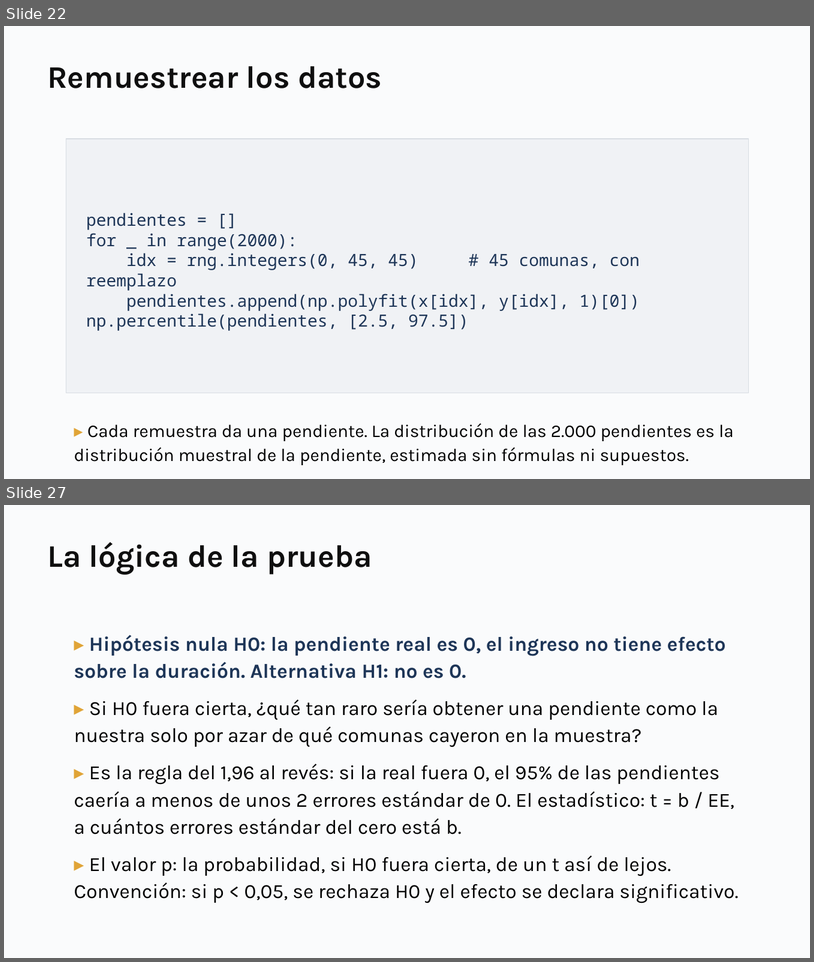
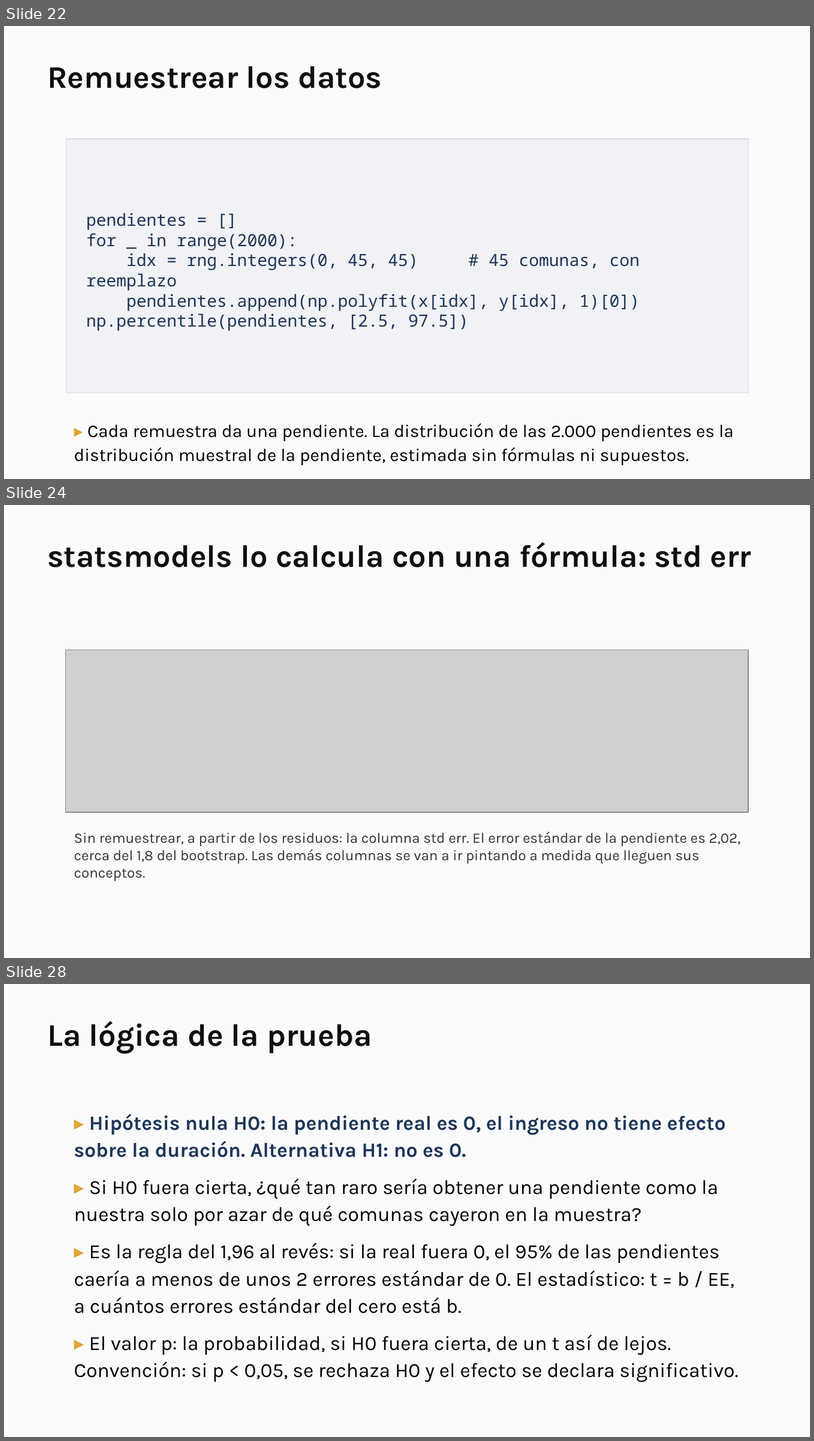
Before and after one commit to daniopitz/diplomado-cdd, a slide deck: presentaciones/clase05_probabilidad_inferencia.pptx. Shown one above the other, each under a label of ours: slides 22 and 27 before the commit, slides 22, 24 and 28 after it; the slides between them are not shown. The pictures are 814x962 and 814x1441 pixels, drawn with LibreOffice and Linux fonts; fonts in the diff are those of the drawing; grey boxes stand for pictures. Boxes give left, top, right and bottom in pixels: in the first picture for what was removed or moved away, otherwise in the second. Text is boxed around its words. In the diff, an @@ line names an element or a change of style, - is before the commit and + after.

```diff
--- a/presentaciones/clase05_probabilidad_inferencia.pptx
+++ b/presentaciones/clase05_probabilidad_inferencia.pptx
@@ slide 24 added at <box>4,505,810,958</box>, background #FFFFFF @@
@@ rectangle added at <box>4,505,810,958</box>, fill #FAFBFC @@
@@ text added at <box>47,542,752,567</box>, 28 pt, text #0F0F0F, bold @@
+statsmodels lo calcula con una fórmula: std err
@@ picture added at <box>65,650,749,812</box> @@
@@ text added at <box>74,831,741,881</box>, 13 pt, text #333333 @@
+Sin remuestrear, a partir de los residuos: la columna std err. El error estándar de la pendiente es 2,02, cerca del 1,8 del bootstrap. Las demás columnas se van a ir pintando a medida que lleguen sus conceptos.
@@ what was slide 27 is now slide 28 @@
```
Also in this commit, not shown: 34 slides changed, 1 other slide added, 1 other file.
